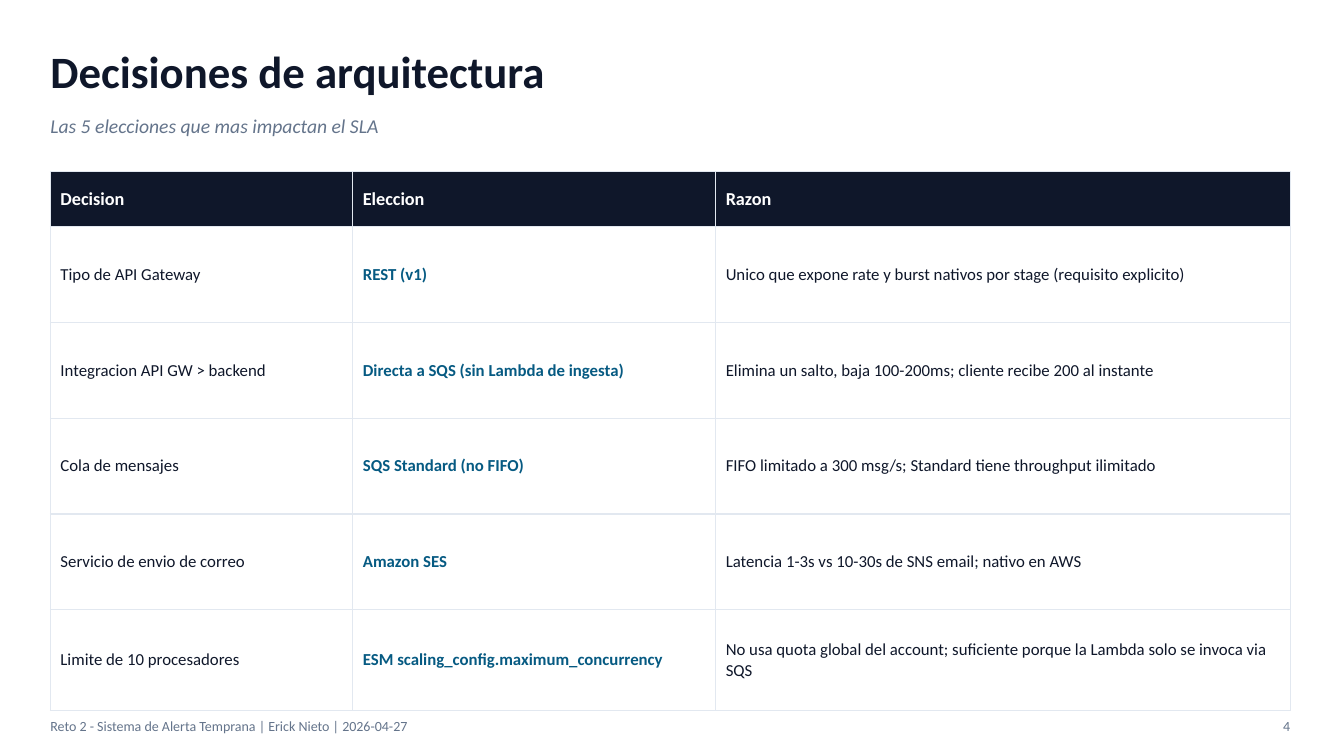
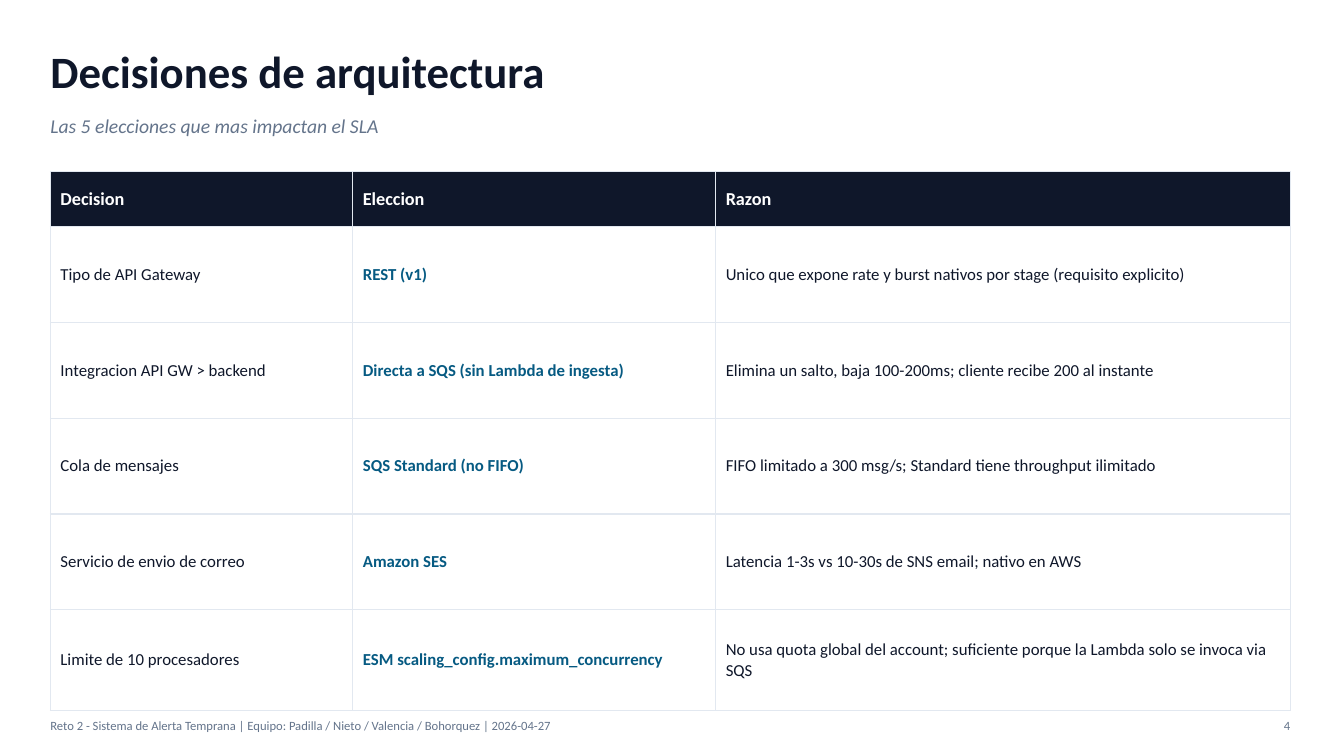
Before and after one commit to Prospect121/reto2-fleet-alerts, a slide deck: slide 4 of docs/Reto2-Presentacion.pptx. Drawn at 1344x756 pixels with LibreOffice and Linux fonts; fonts in the diff are those of the drawing. Boxes give left, top, right and bottom in pixels: in the first picture for what was removed or moved away, otherwise in the second. Text is boxed around its words. In the diff, an @@ line names an element or a change of style, - is before the commit and + after.

```diff
--- a/docs/Reto2-Presentacion.pptx
+++ b/docs/Reto2-Presentacion.pptx
@@ text at (x1=50, y1=721, x2=551, y2=732): text changed; size 10 to 9 pt @@
-Reto 2 - Sistema de Alerta Temprana | Erick Nieto | 2026-04-27
+Reto 2 - Sistema de Alerta Temprana | Equipo: Padilla / Nieto / Valencia / Bohorquez | 2026-04-27
```
Also in this commit, not shown: 8 other slides changed, 3 other files.
